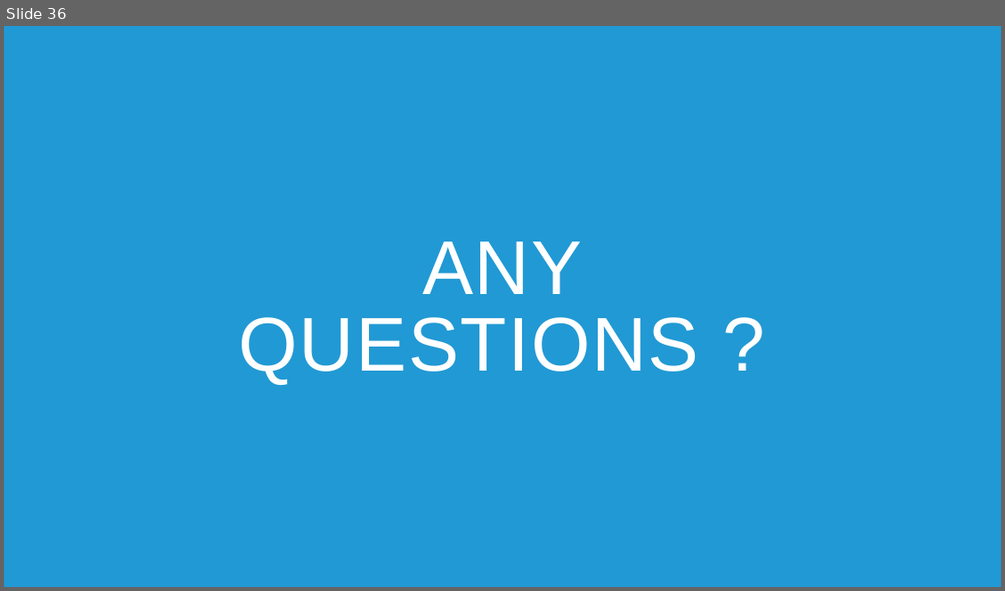
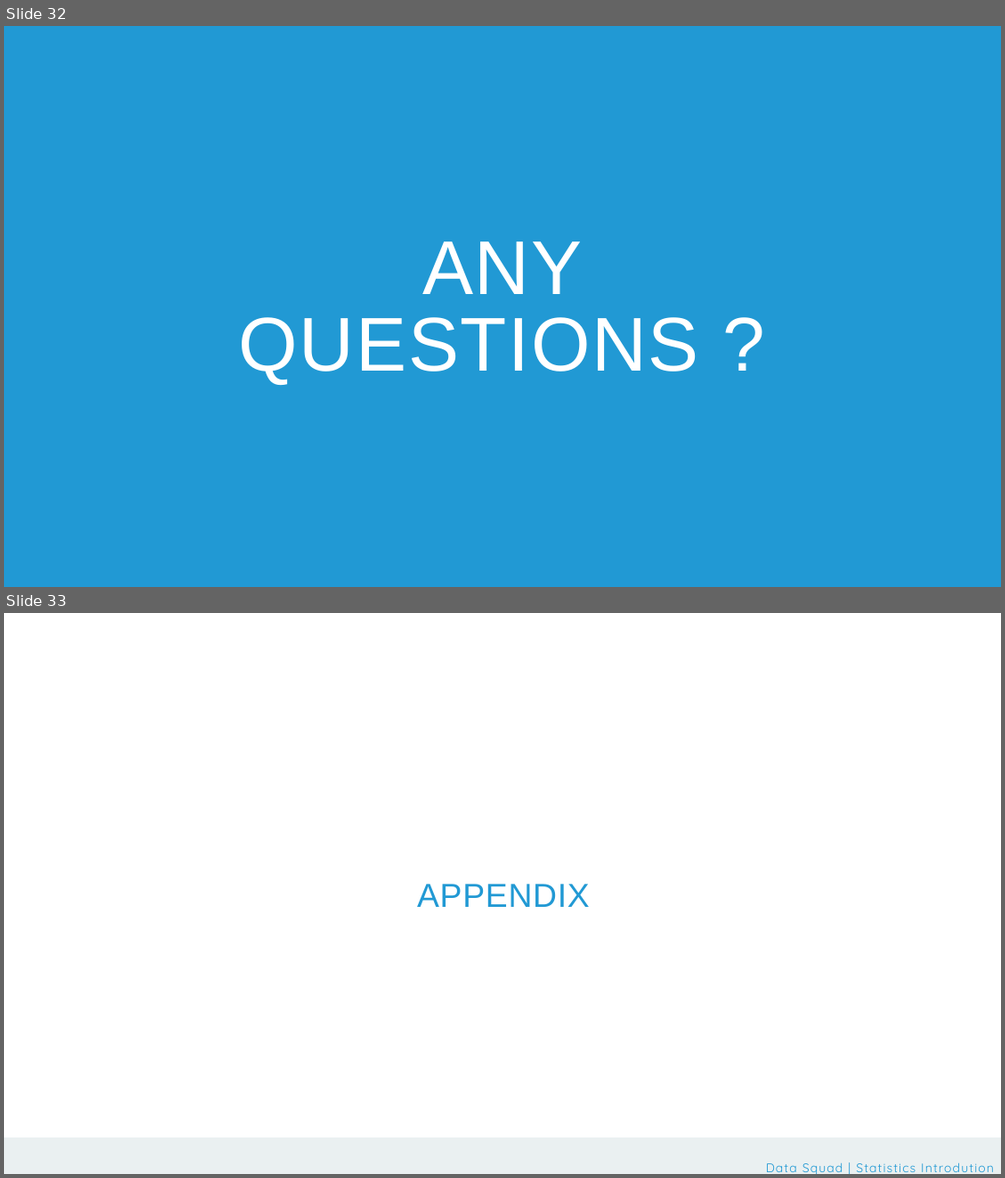
Before and after one commit to dbigman/nbs-4-master, a slide deck: s-401-404/0. Review on Statistics.pptx. Shown one above the other, each under a label of ours: slide 36 before the commit, slides 32 and 33 after it. The pictures are 1005x591 and 1005x1178 pixels, drawn with LibreOffice and Linux fonts; fonts in the diff are those of the drawing. Boxes give left, top, right and bottom in pixels: in the first picture for what was removed or moved away, otherwise in the second. Text is boxed around its words. In the diff, an @@ line names an element or a change of style, - is before the commit and + after.

```diff
--- a/s-401-404/0. Review on Statistics.pptx
+++ b/s-401-404/0. Review on Statistics.pptx
@@ slide 33 added at [4,613,1001,1174], background #FFFFFF @@
@@ text added at [417,884,590,907], 48 pt, text #2199D4 @@
+APPENDIX
@@ rectangle added at [4,1137,1001,1174], fill #EAF0F1 @@
@@ rectangle added at [4,1148,1001,1174], fill #EAF0F1 @@
@@ text added at [755,1162,984,1166], 18 pt, text #2199D4 @@
+Data Squad | Statistics Introdution
@@ text added at [766,1162,994,1174], 18 pt, text #2199D4 @@
+Data Squad | Statistics Introdution
@@ what was slide 36 is now slide 32 @@
```
Also in this commit, not shown: 14 other files.
